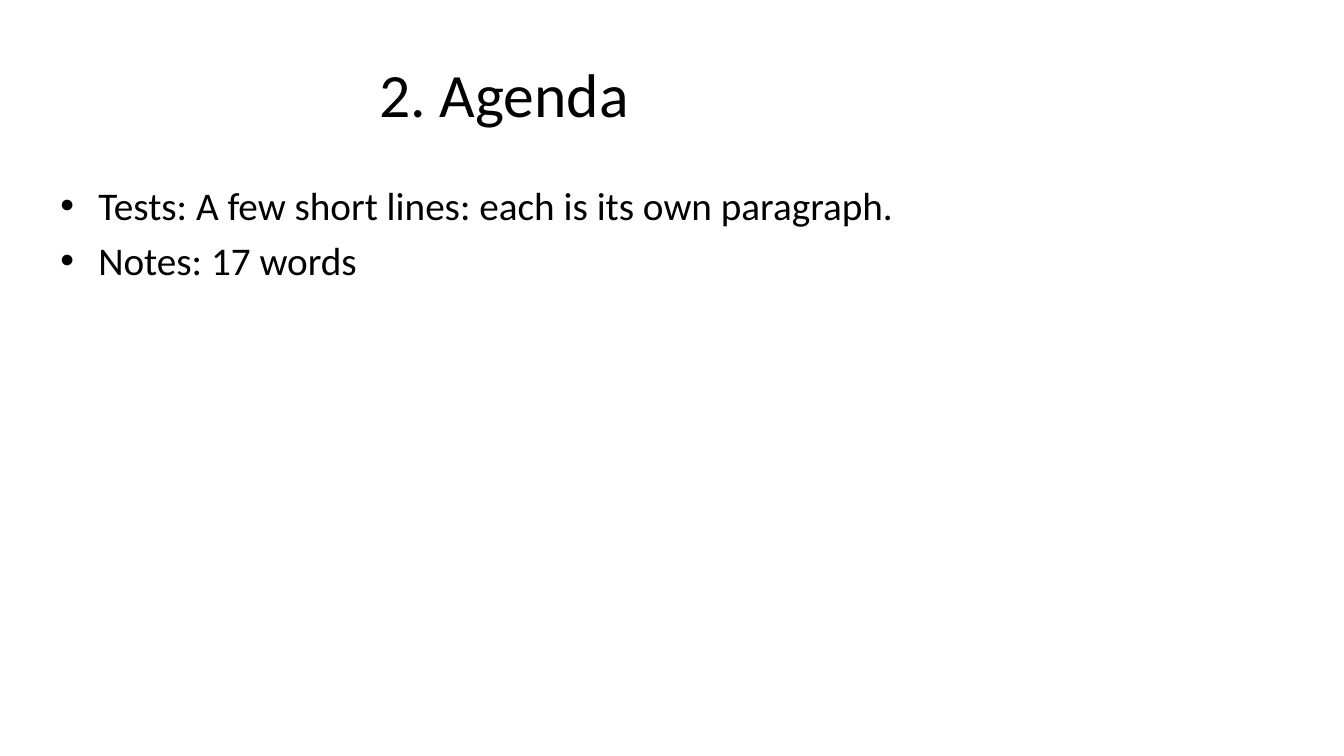
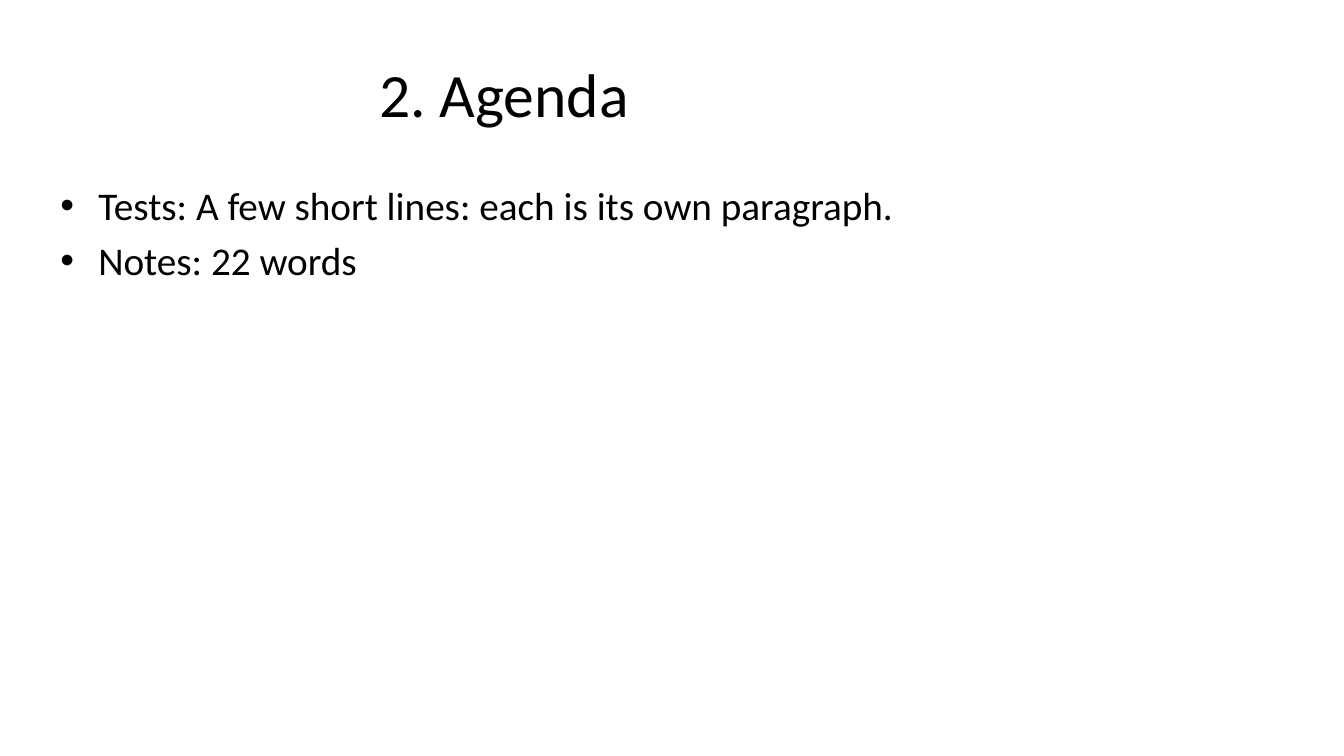
Before and after one commit to josephstracuzzi/clean-notes-joe, a slide deck: slide 2 of test_decks/Clean Notes Joe Test Deck.pptx. Drawn at 1344x756 pixels with LibreOffice and Linux fonts; fonts in the diff are those of the drawing. Boxes give left, top, right and bottom in pixels: in the first picture for what was removed or moved away, otherwise in the second. Text is boxed around its words. In the diff, an @@ line names an element or a change of style, - is before the commit and + after.

```diff
--- a/test_decks/Clean Notes Joe Test Deck.pptx
+++ b/test_decks/Clean Notes Joe Test Deck.pptx
@@ text at box(98, 247, 357, 276): text changed @@
-• Notes: 17 words
+• Notes: 22 words
```
Also in this commit, not shown: 8 other slides changed, 7 other files.
